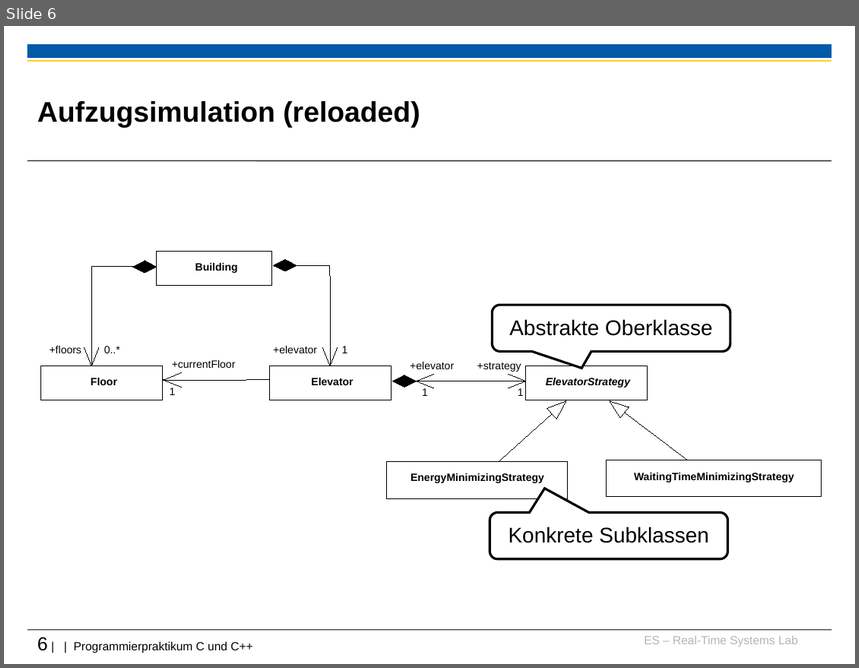
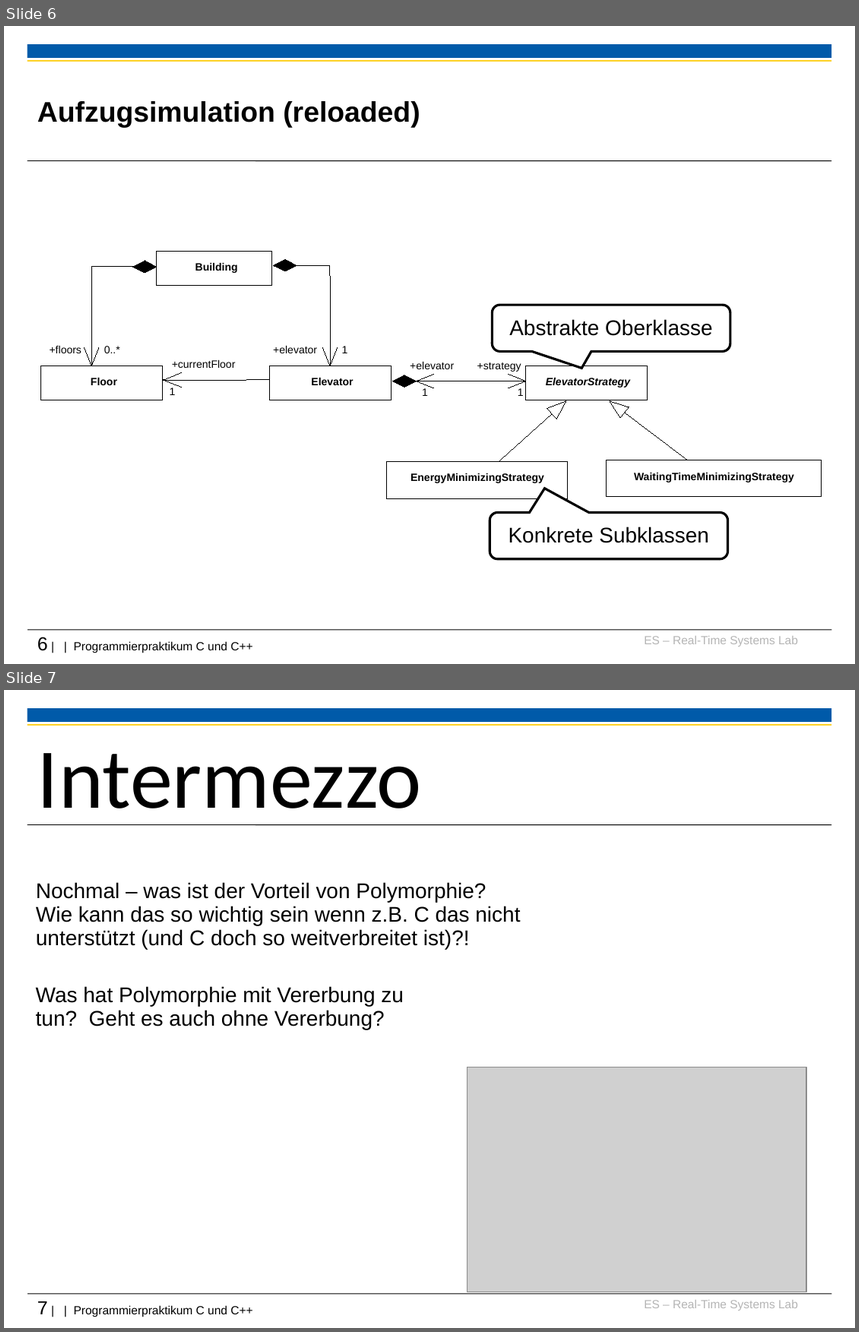
Before and after one commit to h82k/tud-cppp, a slide deck: Vorlesung/3 Vererbung-Polymorphie_F18.ppt. Shown one above the other, each under a label of ours: slide 6 before the commit, slides 6 and 7 after it. The pictures are 859x668 and 859x1332 pixels, drawn with LibreOffice and Linux fonts; fonts in the diff are those of the drawing; grey boxes stand for pictures; background and template pictures are left out. Boxes give left, top, right and bottom in pixels: in the first picture for what was removed or moved away, otherwise in the second. Text is boxed around its words. In the diff, an @@ line names an element or a change of style, - is before the commit and + after.

```diff
--- a/Vorlesung/3 Vererbung-Polymorphie_F18.ppt
+++ b/Vorlesung/3 Vererbung-Polymorphie_F18.ppt
@@ slide 7 added at bbox=[4, 690, 855, 1328], background #FFFFFF; not listed: 6 template elements that a slide beside it also shows @@
@@ title added at bbox=[37, 753, 422, 825], 72 pt, text #000000 @@
+Intermezzo
@@ text added at bbox=[36, 882, 520, 949], 18 pt, text #000000 @@
+Nochmal – was ist der Vorteil von Polymorphie?
+Wie kann das so wichtig sein wenn z.B. C das nicht unterstützt (und C doch so weitverbreitet ist)?!
@@ text added at bbox=[36, 986, 404, 1030], 18 pt, text #000000 @@
+Was hat Polymorphie mit Vererbung zu tun? Geht es auch ohne Vererbung?
@@ picture added at bbox=[467, 1067, 807, 1292] @@
```
Also in this commit, not shown: 1 slide changed, 2 other slides added, 4 other files.
